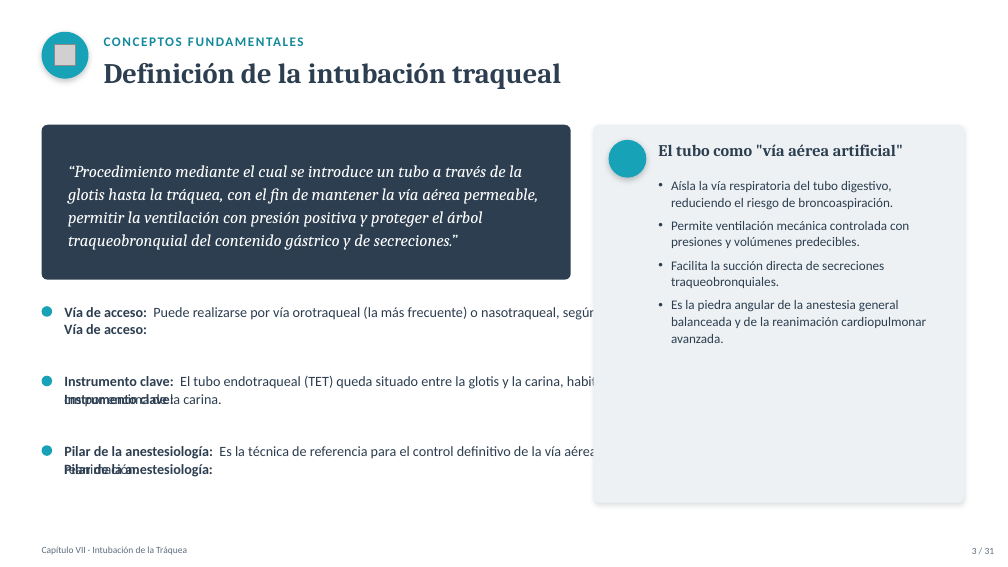
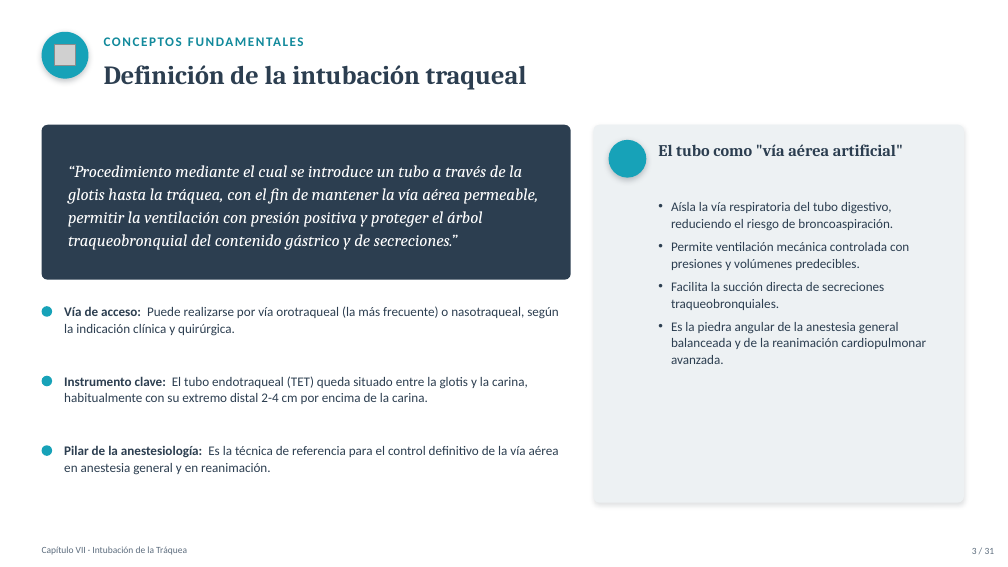
Before and after one commit to lestertavarezr/gpa-academy1, a slide deck: slide 3 of presentaciones/Capitulo_VII_Intubacion_de_la_Traquea.pptx. Drawn at 1008x567 pixels with LibreOffice and Linux fonts; fonts in the diff are those of the drawing; grey boxes stand for pictures; background and template pictures are left out. Boxes give left, top, right and bottom in pixels: in the first picture for what was removed or moved away, otherwise in the second. Text is boxed around its words. In the diff, an @@ line names an element or a change of style, - is before the commit and + after.

```diff
--- a/presentaciones/Capitulo_VII_Intubacion_de_la_Traquea.pptx
+++ b/presentaciones/Capitulo_VII_Intubacion_de_la_Traquea.pptx
@@ text "Definición de la intubación traqueal" at [104, 65, 527, 90]: size 27 to 25 pt @@
@@ text "Aísla la vía respiratoria del ...": place and size @@
-text "Aísla la vía respiratoria del ..." at [671, 181, 926, 343]
+text "Aísla la vía respiratoria del ..." at [671, 202, 926, 364]
@@ text removed at [64, 307, 147, 317] @@
-Vía de acceso:
@@ text removed at [64, 376, 174, 386] @@
-Instrumento clave:
@@ size 13.5 to 12.5 pt; line spacing 17pt to 16pt in 3 elements at [64, 306, 559, 336], [64, 376, 528, 404], [64, 445, 559, 475] @@
@@ text removed at [64, 446, 213, 459] @@
-Pilar de la anestesiología:
```
Also in this commit, not shown: 28 other slides changed, 1 other file.
